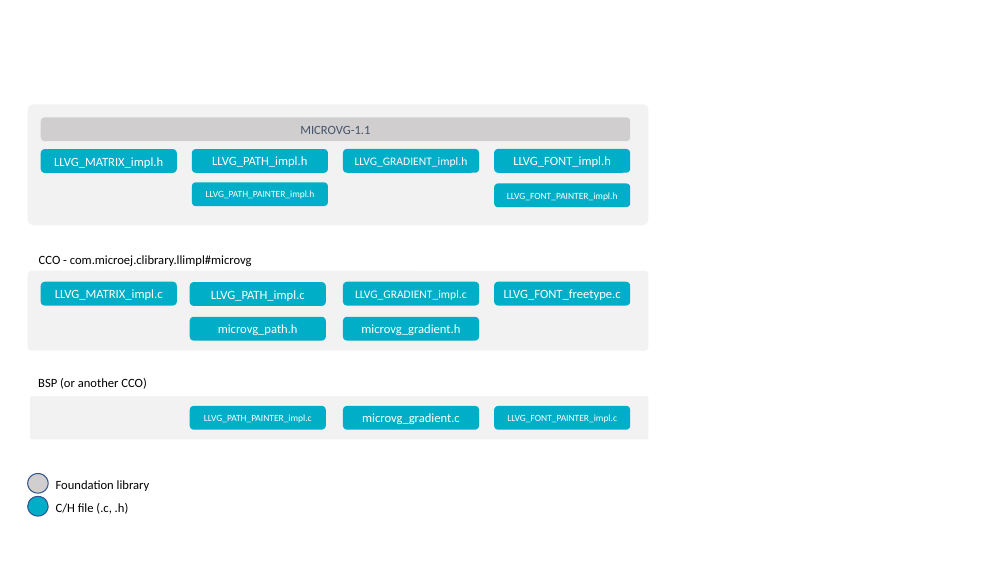
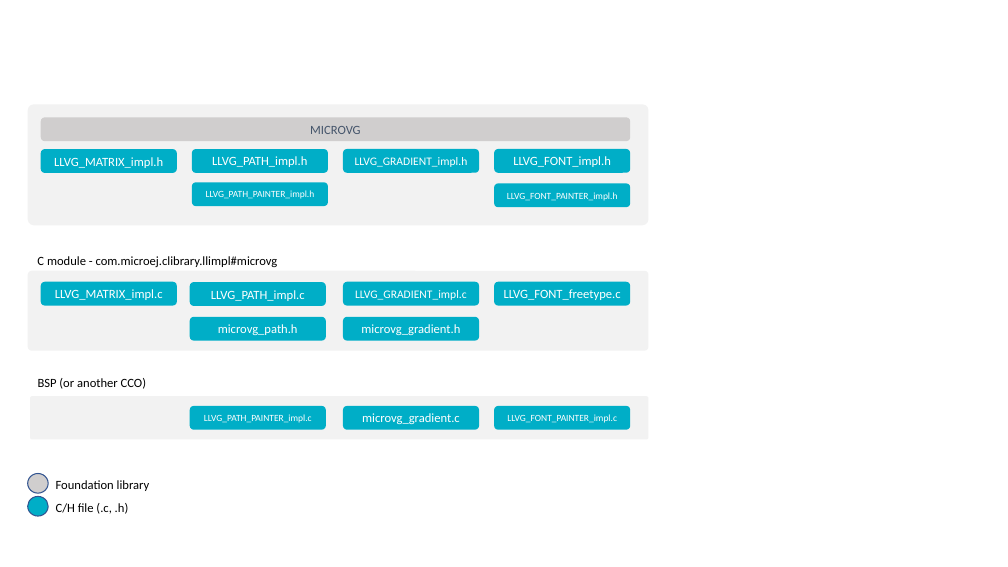
Before and after one commit to MicroEJ/docs, a slide deck: slide 1 of PlatformDeveloperGuide/images/vgLL.pptx. Drawn at 1008x567 pixels with LibreOffice and Linux fonts; fonts in the diff are those of the drawing. Boxes give left, top, right and bottom in pixels: in the first picture for what was removed or moved away, otherwise in the second. Text is boxed around its words. In the diff, an @@ line names an element or a change of style, - is before the commit and + after.

```diff
--- a/PlatformDeveloperGuide/images/vgLL.pptx
+++ b/PlatformDeveloperGuide/images/vgLL.pptx
@@ text in rounded rectangle at [310,126,360,134]: text changed @@
-MICROVG-1.1
+MICROVG
@@ text at [37,256,278,267]: text changed @@
-CCO - com.microej.clibrary.llimpl#microvg
+C module - com.microej.clibrary.llimpl#microvg
@@ text "BSP (or another CCO)" at [38,378,146,389]: alignment centre to left @@
```
Also in this commit, not shown: 5 other slides changed, 14 other files.
